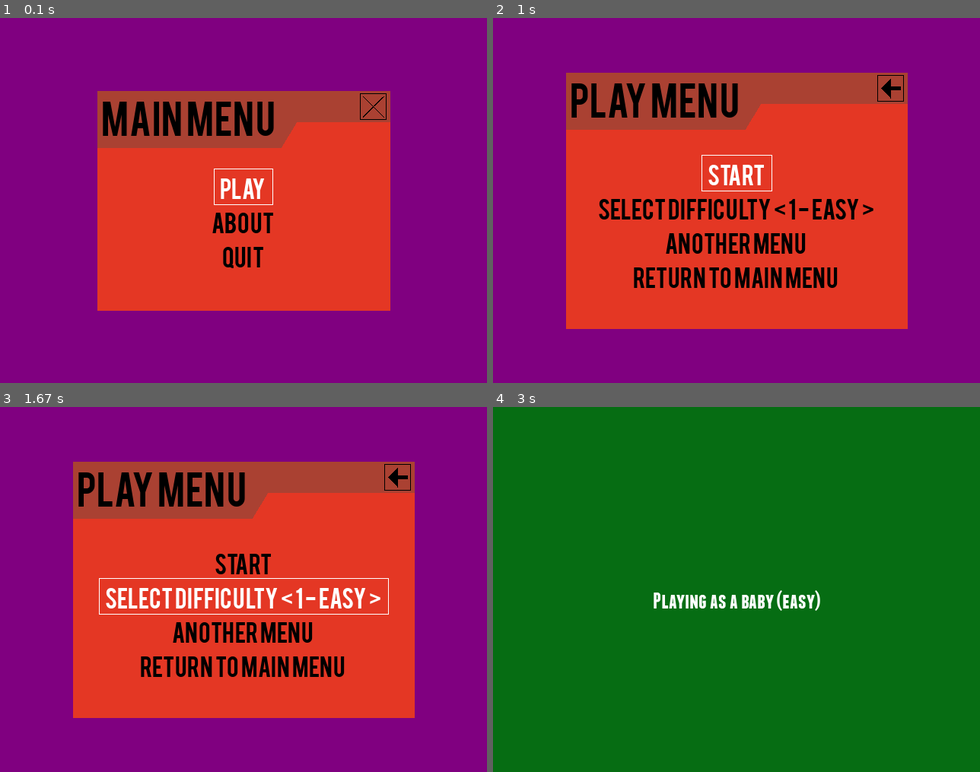
Above: before the commit, frames 1-4 (two rows, left to right).
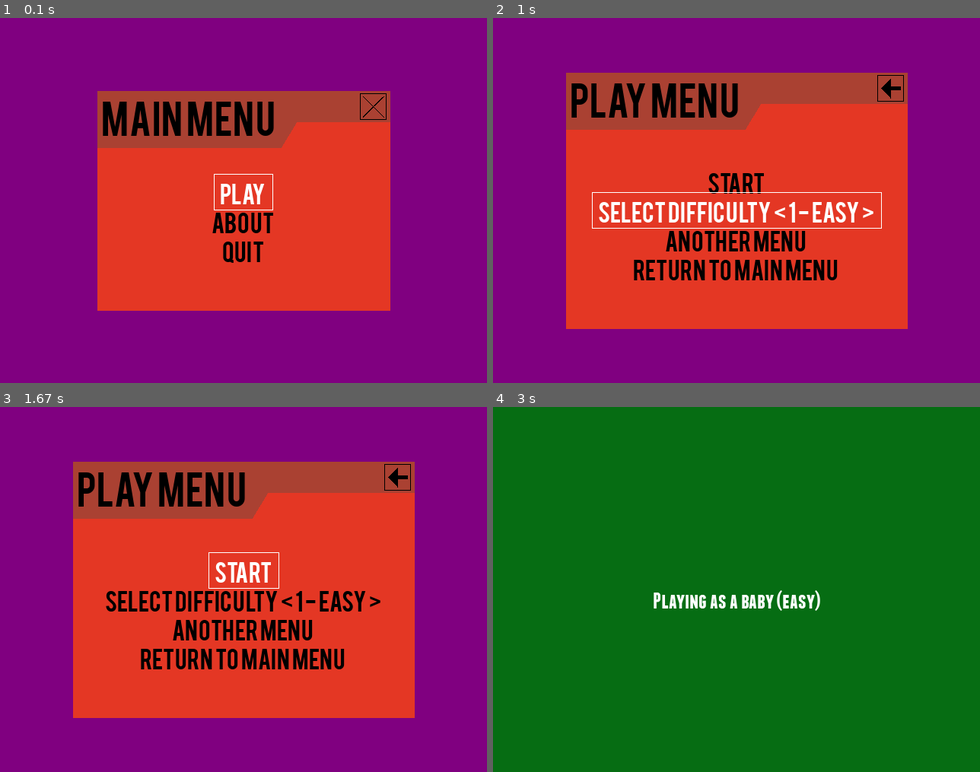
Above: after the commit, the same moments.

Repository: ppizarror/pygame-menu
Game: pygame game, started from pygameMenu/examples/game_selector.py
Same seed, same stepped clock (60 frames per second), same inputs: the game is played once before the commit and once after it.
Inputs (mouse positions are in pixels of both pictures, inside the frame that each line leads up to):
- Up to frame 1 (0.1 s): no input
- Up to frame 2 (1 s): type "ann" at 0.33 s; tap Enter at 0.67 s; click (736, 211) at 0.93 s
- Up to frame 3 (1.67 s): press the mouse at (243, 658) at 1.25 s; move the mouse to (272, 618) at 1.35 s; release the mouse at (301, 578) at 1.48 s; click (243, 571) at 1.6 s
- Up to frame 4 (3 s): no input

The runs differ from the first frame. In frame 1, 0.6% of the frame differs, in the area x 43-57%, y 41-69%; in frame 2, 4.8%, in the area x 20-80%, y 37-74%; in frame 3, 4.8%; in frame 4, nothing differs.

Commit message:
multicolumn; joystick hat key repeat; better mouse handling; resize text to fit

Diff:
--- a/pygameMenu/__init__.py
+++ b/pygameMenu/__init__.py
@@ -39,7 +39,7 @@
 import pygameMenu.sound
 import pygameMenu.version
 
-from pygameMenu.menu import Menu
+from pygameMenu.menu import Menu, get_controls
 from pygameMenu.textmenu import TextMenu
 
 # Other
--- a/pygameMenu/controls.py
+++ b/pygameMenu/controls.py
@@ -44,6 +44,8 @@
 JOY_LEFT = (-1, 0)
 JOY_RIGHT = (1, 0)
 JOY_UP = (0, 1)
+JOY_DELAY = 300
+JOY_REPEAT = 100
 
 # Keyboard events
 KEY_APPLY = __locals.K_RETURN
--- a/pygameMenu/menu.py
+++ b/pygameMenu/menu.py
@@ -45,6 +45,15 @@
 import pygameMenu.widgets as _widgets
 from pygameMenu.sound import Sound as _Sound
 from pygameMenu.utils import check_key_pressed_valid
+
+JOY_LEFT = 1
+JOY_RIGHT = 2
+JOY_UP = 4
+JOY_DOWN = 8
+JOY_REPEAT_EVENT = _pygame.NUMEVENTS - 1
+
+def get_controls():
+    return _ctrl
 
 
 # noinspection PyArgumentEqualDefault,PyProtectedMember,PyTypeChecker,PyUnresolvedReferences
@@ -81,14 +90,18 @@
                  mouse_enabled=True,
                  mouse_visible=True,
                  onclose=None,
-                 option_margin=_cfg.MENU_OPTION_MARGIN,
+                 option_margin=8,
                  option_shadow=_cfg.MENU_OPTION_SHADOW,
                  option_shadow_offset=_cfg.MENU_SHADOW_OFFSET,
                  option_shadow_position=_cfg.MENU_SHADOW_POSITION,
                  rect_width=_cfg.MENU_SELECTED_WIDTH,
                  title_offsetx=0,
                  title_offsety=0,
-                 widget_alignment=_locals.ALIGN_CENTER
+                 widget_alignment=_locals.ALIGN_CENTER,
+                 columns=1,
+                 rows=None,
+                 column_weights=None,
+                 force_fit_text=False
                  ):
         """
         Menu constructor.
@@ -280,8 +293,25 @@
         self._draw_regiony = draw_region_y
 
         # Option position
-        self._opt_posx = int(self._width * (self._draw_regionx / 100.0)) + self._posx
         self._opt_posy = int(self._height * (self._draw_regiony / 100.0)) + self._posy
+        if columns > 1:
+            if column_weights is None:
+                column_weights = tuple(1 for i in range(columns))
+            s = float(sum(column_weights[:columns]))
+            cumulative = 0
+            self._column_posx = []
+            for i in range(columns):
+                w = column_weights[i] / s
+                self._column_posx.append( int(self._width * (self._draw_regionx/100.0 + (cumulative+0.5*w-0.5)) + self._posx) )
+                cumulative += column_weights[i] / s
+            self._opt_posx = self._column_posx[0]
+            self._column_widths = tuple( int(self._width*column_weights[i]/s) for i in range(columns) )
+        else:
+            self._opt_posx = int(self._width * (self._draw_regionx / 100.0) + self._posx)
+        self._column_spacing = int(self._width / columns)
+        self._columns = columns
+        self._force_fit_text = force_fit_text
+        self._rows = rows
         self._widget_align = widget_alignment
 
         # Init joystick
@@ -329,6 +359,8 @@
 
         # FPS of the menu
         self.set_fps(fps)
+
+        self.joy_event = 0
 
     def add_button(self, element_name, element, *args, **kwargs):
         """
@@ -669,6 +701,7 @@
                         font_size=font_size,
                         color=self._font_color,
                         selected_color=self._sel_color)
+        widget.set_max_width(self._column_widths[(len(self._option)-1)//self._rows] if self._force_fit_text else None)
         widget.set_shadow(enabled=self._option_shadow,
                           color=_cfg.MENU_SHADOW_COLOR,
                           position=self._option_shadow_position,
@@ -688,7 +721,7 @@
         self._option.append(widget)
         if len(self._option) == 1:
             widget.set_selected()
-        elif len(self._option) > 1:
+        elif len(self._option) > 1 and (self._columns == 1 or len(self._option) <= self._rows):
             dy = -_widget_font_size / 2 - self._opt_dy / 2
             self._opt_posy += dy
 
@@ -777,8 +810,12 @@
             option_dx = 0
         t_dy = -int(rect.height / 2.0)
 
-        xccord = self._opt_posx + option_dx
-        ycoord = self._opt_posy + index * (self._fsize + self._opt_dy) + t_dy
+        if self._columns == 1:
+            xccord = self._opt_posx + option_dx
+            ycoord = self._opt_posy + index * (self._fsize + self._opt_dy) + t_dy
+        else:
+            xccord = self._column_posx[index // self._rows] + option_dx
+            ycoord = self._opt_posy + (index % self._rows) * (self._fsize + self._opt_dy) + t_dy
         return xccord, ycoord
 
     def enable(self):
@@ -818,6 +855,18 @@
         :rtype: bool
         """
         return self._enabled
+
+    def _left(self):
+        if self._actual._index >= self._actual._rows:
+            self._select(self._actual._index - self._actual._rows)
+        else:
+            self._select(0)
+
+    def _right(self):
+        if self._actual._index + self._actual._rows < len(self._actual._option):
+            self._select(self._actual._index + self._actual._rows)
+        else:
+            self._select(len(self._actual._option) - 1)
 
     def _main(self, events=None):
         """
@@ -854,6 +903,15 @@
         # Check others
         else:
             for event in events:  # type: _pygame.event.EventType
+                def handle_joy_event():
+                    if self.joy_event & JOY_UP:
+                        self._select(self._actual._index - 1)
+                    if self.joy_event & JOY_DOWN:
+                        self._select(self._actual._index + 1)
+                    if self.joy_event & JOY_LEFT:
+                        self._left()
+                    if self.joy_event & JOY_RIGHT:
+                        self._right()
 
                 # noinspection PyUnresolvedReferences
                 if event.type == _pygame.locals.QUIT or (
@@ -873,6 +931,12 @@
                         self._sounds.play_key_add()
                     elif event.key == _ctrl.KEY_MOVE_UP:
                         self._select(self._actual._index + 1)
+                        self._sounds.play_key_add()
+                    elif event.key == _ctrl.KEY_LEFT and self._columns > 1:
+                        self._left()
+                        self._sounds.play_key_add()
+                    elif event.key == _ctrl.KEY_RIGHT and self._columns > 1:
+                        self._right()
                         self._sounds.play_key_add()
                     elif event.key == _ctrl.KEY_BACK and self._top._prev is not None:
                         self._sounds.play_close_menu()
@@ -883,26 +947,55 @@
                             break_mainloop = True
 
                 elif self._joystick and event.type == _pygame.JOYHATMOTION:
+                    print("hat",event.value)
                     if event.value == _ctrl.JOY_UP:
                         self._select(self._actual._index - 1)
                     elif event.value == _ctrl.JOY_DOWN:
                         self._select(self._actual._index + 1)
+                    elif event.value == _ctrl.JOY_LEFT and self._columns > 1:
+                        self._select(self._actual._index - 1)
+                    elif event.value == _ctrl.JOY_RIGHT and self._columns > 1:
+                        self._select(self._actual._index + 1)
 
                 elif self._joystick and event.type == _pygame.JOYAXISMOTION:
+                    prev = self.joy_event
+                    self.joy_event = 0
                     if event.axis == _ctrl.JOY_AXIS_Y and event.value < -_ctrl.JOY_DEADZONE:
-                        self._select(self._actual._index - 1)
+                        self.joy_event |= JOY_UP
                     if event.axis == _ctrl.JOY_AXIS_Y and event.value > _ctrl.JOY_DEADZONE:
-                        self._select(self._actual._index + 1)
-
-                elif self._mouse and event.type == _pygame.MOUSEBUTTONUP:
-                    self._sounds.play_click_mouse()
+                        self.joy_event |= JOY_DOWN
+                    if event.axis == _ctrl.JOY_AXIS_X and event.value < -_ctrl.JOY_DEADZONE and self._columns > 1:
+                        self.joy_event |= JOY_LEFT
+                    if event.axis == _ctrl.JOY_AXIS_X and event.value > _ctrl.JOY_DEADZONE and self._columns > 1:
+                        self.joy_event |= JOY_RIGHT
+                    if self.joy_event:
+                        handle_joy_event()
+                        if self.joy_event == prev:
+                            _pygame.time.set_timer(JOY_REPEAT_EVENT, _ctrl.JOY_REPEAT)
+                        else:
+                            _pygame.time.set_timer(JOY_REPEAT_EVENT, _ctrl.JOY_DELAY)
+                    else:
+                        _pygame.time.set_timer(JOY_REPEAT_EVENT, 0)
+
+                elif event.type == JOY_REPEAT_EVENT:
+                    if self.joy_event:
+                        handle_joy_event()
+                        _pygame.time.set_timer(JOY_REPEAT_EVENT, _ctrl.JOY_REPEAT)
+                    else:
+                        _pygame.time.set_timer(JOY_REPEAT_EVENT, 0)
+
+                elif self._mouse and event.type == _pygame.MOUSEBUTTONDOWN:
                     for index in range(len(self._actual._option)):
                         widget = self._actual._option[index]
                         if widget.get_rect().collidepoint(*event.pos):
                             self._select(index)
-                            widget.update(events)  # This option can change the current menu to a submenu
-                            break_mainloop = True  # It is updated
-                            break
+
+                elif self._mouse and event.type == _pygame.MOUSEBUTTONUP:
+                    widget = self._actual._option[self._actual._index]
+                    if widget.get_rect().collidepoint(*event.pos):
+                        widget.update(events)  # This option can change the current menu to a submenu
+                        break_mainloop = True  # It is updated
+                        break
 
         # A widget has closed the menu
         if not self._top._enabled:
--- a/pygameMenu/textmenu.py
+++ b/pygameMenu/textmenu.py
@@ -169,6 +169,7 @@
         dy = 0
         for line in self._text:
             text = self._fonttext.render(line, 1, self._font_textcolor)
+            print(line)
             text_width = text.get_size()[0]
 
             # Check text align
--- a/pygameMenu/widgets/widget.py
+++ b/pygameMenu/widgets/widget.py
@@ -83,6 +83,7 @@
         self._render_string_cache = 0  # type: int
         self._render_string_cache_surface = None  # type: _pygame.SurfaceType
         self._surface = None  # type: _pygame.SurfaceType
+        self._max_width = None
 
         self._args = args or []  # type: list
         self._kwargs = kwargs or {}  # type: dict
@@ -210,6 +211,9 @@
                           rect,
                           border_width)
 
+    def set_max_width(self, w):
+        self._max_width = w
+
     def get_rect(self):
         """
         Return the Rect object.
@@ -301,7 +305,11 @@
             if self._shadow:
                 text_bg = self._font.render(string, self._font_antialias, self._shadow_color)
                 surface.blit(text_bg, self._shadow_tuple)
+
             surface.blit(text, (0, 0))
+
+            if self._max_width is not None and surface.get_size()[0] > self._max_width:
+                surface = _pygame.transform.smoothscale(surface, (self._max_width, surface.get_size()[1]))
 
             self._render_string_cache = render_hash
             self._render_string_cache_surface = surface
